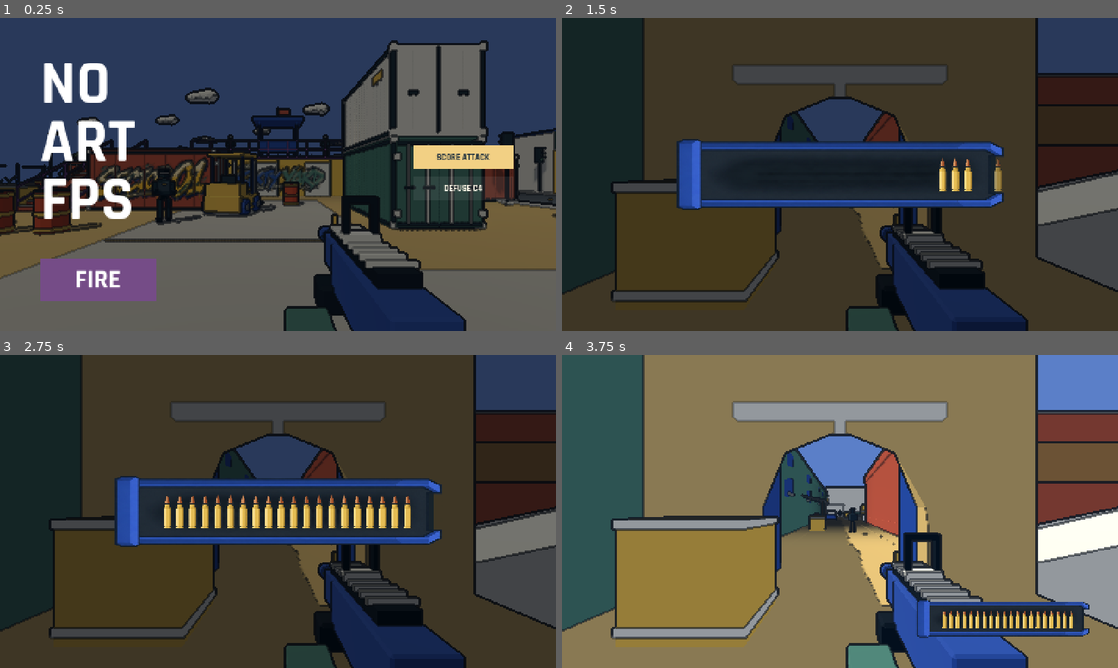
Above: before the commit, frames 1-4 (two rows, left to right).
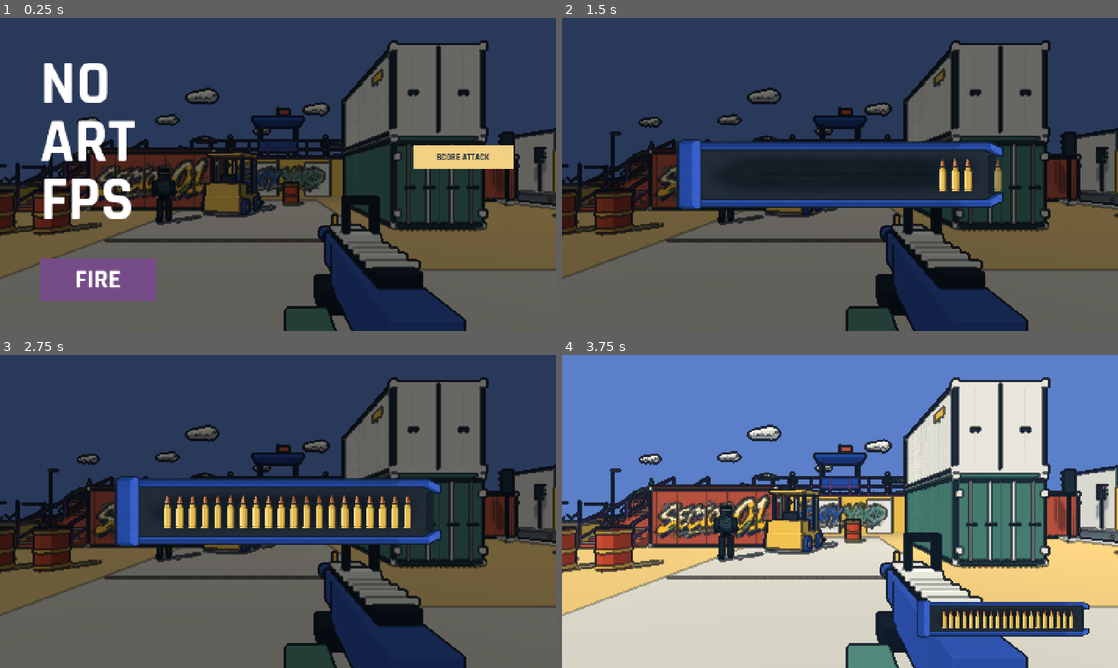
Above: after the commit, the same moments.

Repository: YicongCao/No-Art-FPS
Game: Godot game, scene res://scenes/main.tscn
The game is run twice, just before and just after one commit, with the same random seed, the same clock (stepped at 60 frames per second) and the same inputs. Sound files missing from this copy of the repository are replaced by a short silence.
Inputs (mouse positions are in pixels of both pictures, inside the frame that each line leads up to):
- Up to frame 1 (0.25 s): no input
- Up to frame 2 (1.5 s): click "DEFUSE C4" (after the commit: "SCORE ATTACK") at 0.5 s; click "FIRE" at 1.25 s
- Up to frame 3 (2.75 s): tap Enter (restart) at 2 s; move the mouse to (400, 495) at 2.02 s; hold D (right) from 2.03 s (still down); tap 9 at 2.1 s; click (400, 495) at 2.17 s; tap Space (jump) at 2.27 s
- Up to frame 4 (3.75 s): move the mouse to (728, 527) at 2.77 s; release D (right) at 2.78 s; hold S (back) 2.78-3.53 s; click (728, 527) at 2.85 s; tap Space (jump) at 3.02 s; tap 9 at 3.05 s; move the mouse to (895, 442) at 3.52 s; hold D (right) from 3.53 s (still down); hold E (interact) from 3.53 s (still down); click (895, 442) at 3.67 s

The runs differ from the first frame. In frame 1, 0.1% of the frame differs, in the area x 79-87%, y 53-56%; in frame 2, 74%; in frame 3, 74%; in frame 4, 88%, in the area x 0-100%, y 0-100%.

Commit message:
Hide the Dust mission behind a title-screen shortcut

Diff:
--- a/scripts/game.gd
+++ b/scripts/game.gd
@@ -69,6 +69,7 @@
 var touch_fire = false
 var web_ui_state = ""
 var switching_session = false
+var dust_unlocked = false
 var objective_focus: Node3D
 var touch_interact = false
 var best_mission = 0.0
@@ -592,6 +593,12 @@
 	Input.mouse_mode = Input.MOUSE_MODE_VISIBLE
 
 func _unhandled_input(event: InputEvent) -> void:
+	if state=="TITLE" and not dust_unlocked and event is InputEventKey:
+		if event.pressed and not event.echo and event.physical_keycode==KEY_9 and event.ctrl_pressed and event.shift_pressed and not event.alt_pressed and not event.meta_pressed:
+			dust_unlocked = true
+			hud.rebuild_menu()
+			get_viewport().set_input_as_handled()
+			return
 	if event.is_action_pressed("pause"):
 		if state=="LOADING":cancel_loading()
 		elif state=="RUNNING":pause_run()
@@ -615,7 +622,8 @@
 		"arena":
 			select_session(DefaultSession)
 		"defuse":
-			select_session(load("res://data/sessions/defuse.tres"))
+			if dust_unlocked:
+				select_session(load("res://data/sessions/defuse.tres"))
 		"resume":
 			if state != "PAUSED":return
 			state = "CAPTURING" if OS.has_feature("web") and not touch_mode else previous_state
--- a/scripts/hud.gd
+++ b/scripts/hud.gd
@@ -334,7 +334,8 @@
 		fire_button.button_up.connect(func():fire_button.scale = Vector2.ONE)
 		var mode_x = size.x-370 if not game.touch_mode else size.x-300
 		menu_button("SCORE ATTACK",Rect2(mode_x,size.y*.5-75,260,62),"arena",not game.rules.mission)
-		menu_button("DEFUSE C4",Rect2(mode_x,size.y*.5+5,260,62),"defuse",game.rules.mission)
+		if game.dust_unlocked:
+			menu_button("DEFUSE C4",Rect2(mode_x,size.y*.5+5,260,62),"defuse",game.rules.mission)
 
 	elif menu_state == "RESULTS":
 		if game.rules.mission:
--- a/tests/loading_check.gd
+++ b/tests/loading_check.gd
@@ -25,6 +25,10 @@
 	assert(sequence==["FILL","SEAT","REVEAL","DOCK","DONE"])
 	print("LOADING_MODEL_WAIT_CAP_PASS")
 	await get_tree().process_frame
+	assert(not game.hud.menu.has_node("defuse"))
+	press_dust_shortcut(false)
+	game.menu_action("defuse")
+	assert(not game.dust_unlocked and not game.rules.mission and not game.hud.menu.has_node("defuse"))
 	await capture("title-fire")
 	assert(game.title_frame_ready and game.hud.title_frame!=null)
 	captures["opening-frame"] = game.hud.title_frame.get_image()
@@ -43,16 +47,7 @@
 	assert(button.get_theme_color("font_color")==Color.WHITE)
 	assert(button.get_theme_stylebox("normal").bg_color==Color("754c87"))
 	assert(button.get_theme_font("font").resource_path=="res://assets/fonts/Rajdhani-Bold.ttf")
-	var point = button.get_global_rect().get_center()
-	var motion = InputEventMouseMotion.new()
-	motion.position = point
-	get_viewport().push_input(motion,true)
-	for pressed in [true,false]:
-		var event = InputEventMouseButton.new()
-		event.position = point
-		event.button_index = MOUSE_BUTTON_LEFT
-		event.pressed = pressed
-		get_viewport().push_input(event,true)
+	click_button(button)
 	assert(game.state=="LOADING","FIRE click starts loading immediately")
 	var audio_start = game.audio_index
 	var ticket = game.load_ticket
@@ -162,7 +157,21 @@
 		if game.state=="RUNNING":break
 		await get_tree().process_frame
 	assert(game.state=="RUNNING" and game.live_enemies().size()==8 and game.hud.go_time>.7)
-	game.state = "RESULTS"
+	press_dust_shortcut(true)
+	assert(not game.dust_unlocked,"The shortcut is only active on the title screen")
+	game.finish_run()
+	game.menu_action("menu")
+	await get_tree().process_frame
+	press_dust_shortcut(true)
+	assert(game.dust_unlocked and game.hud.menu.has_node("defuse"))
+	assert(not game.rules.mission,"Unlocking shows the button without selecting Dust")
+	click_button(game.hud.menu.get_node("defuse"))
+	for frame in range(300):
+		if not game.switching_session:break
+		await get_tree().physics_frame
+	assert(game.rules.mission and game.arena.map_id=="dust_flavor" and game.nav_ready and game.title_frame_ready)
+	assert(game.hud.menu.has_node("defuse"),"The entry remains available after switching maps")
+	print("DUST_TITLE_UNLOCK_PASS")
 	game.clear_round()
 	for filename in captures:captures[filename].save_png("res://artifacts/"+filename+".png")
 	await get_tree().create_timer(.3).timeout
@@ -177,3 +186,23 @@
 func background_patch(image: Image) -> Image:
 	# Outside both the title text and the central loading magazine.
 	return image.get_region(Rect2i(int(image.get_width()*.72),int(image.get_height()*.16),120,90))
+
+func click_button(button: Button) -> void:
+	var point = button.get_global_rect().get_center()
+	var motion = InputEventMouseMotion.new()
+	motion.position = point
+	get_viewport().push_input(motion,true)
+	for pressed in [true,false]:
+		var event = InputEventMouseButton.new()
+		event.position = point
+		event.button_index = MOUSE_BUTTON_LEFT
+		event.pressed = pressed
+		get_viewport().push_input(event,true)
+
+func press_dust_shortcut(with_shift: bool) -> void:
+	var event = InputEventKey.new()
+	event.physical_keycode = KEY_9
+	event.ctrl_pressed = true
+	event.shift_pressed = with_shift
+	event.pressed = true
+	get_viewport().push_input(event,true)
